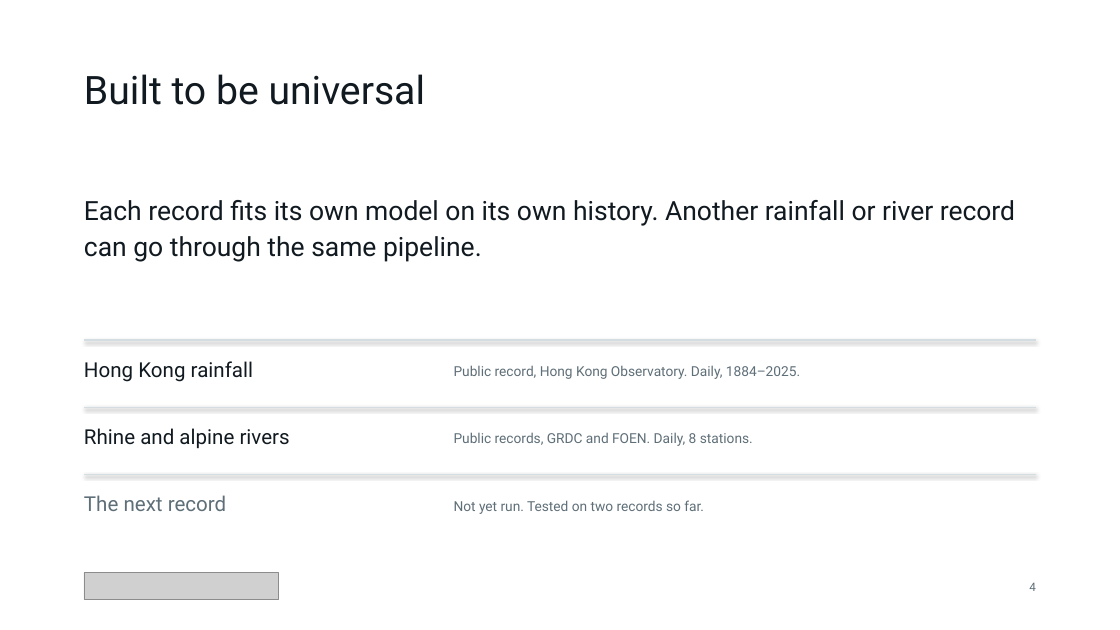
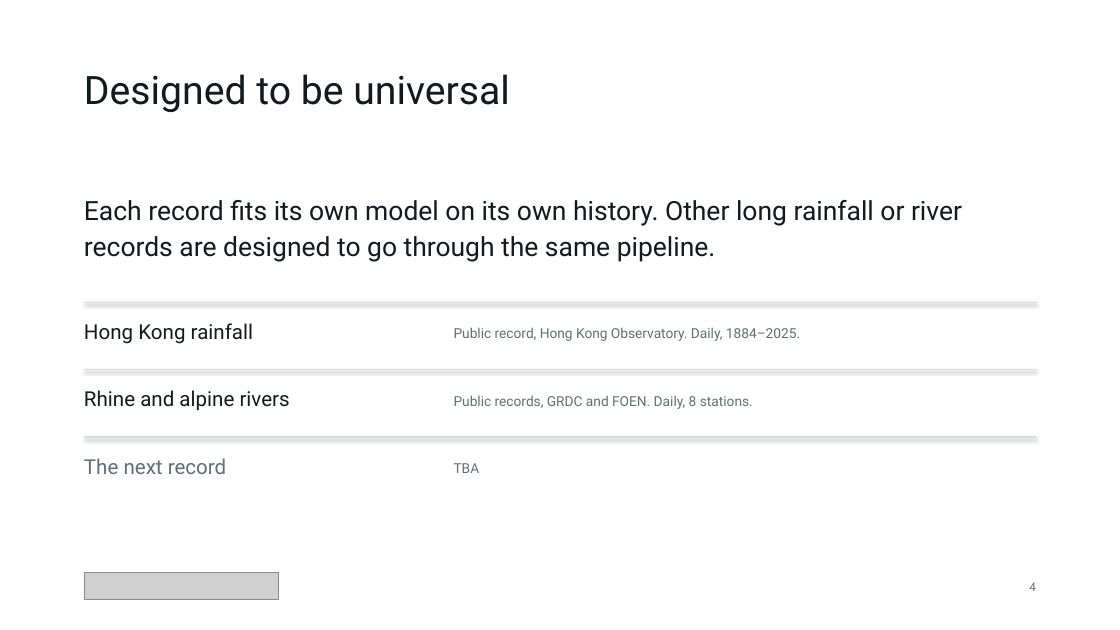
Before and after one commit to qintheory/noea, a slide deck: slide 4 of docs/noea-introduction-animated.pptx. Drawn at 1120x630 pixels with LibreOffice and Linux fonts; fonts in the diff are those of the drawing; grey boxes stand for pictures. Boxes give left, top, right and bottom in pixels: in the first picture for what was removed or moved away, otherwise in the second. Text is boxed around its words. In the diff, an @@ line names an element or a change of style, - is before the commit and + after.

```diff
--- a/docs/noea-introduction-animated.pptx
+++ b/docs/noea-introduction-animated.pptx
@@ text at [84,74,509,112]: text changed @@
-Built to be universal
+Designed to be universal
@@ text at [84,200,962,262]: text changed @@
-Each record fits its own model on its own history. Another rainfall or river record can go through the same pipeline.
+Each record fits its own model on its own history. Other long rainfall or river records are designed to go through the same pipeline.
@@ 5 texts, 3 lines: place and size @@
-5 texts, 3 lines at [84,340,1036,511]
+5 texts, 3 lines at [84,302,1036,474]
@@ text at [454,463,480,473]: text changed @@
-Not yet run. Tested on two records so far.
+TBA
```
Also in this commit, not shown: 6 other slides changed, 26 other files.
